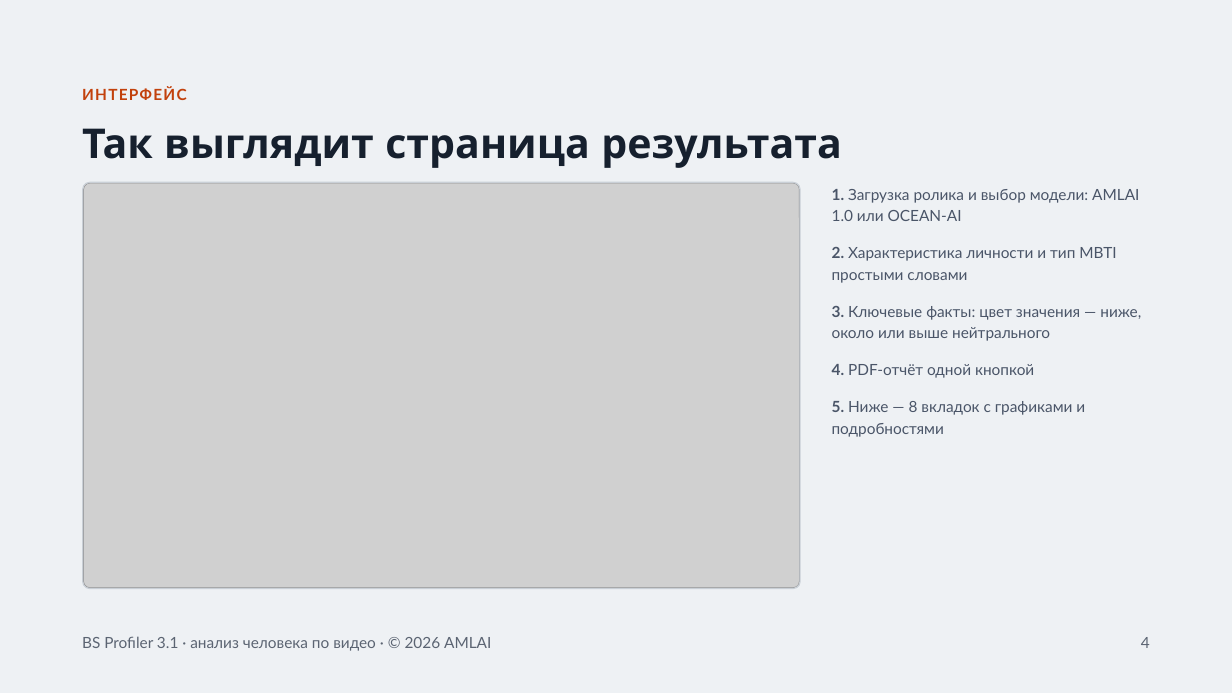
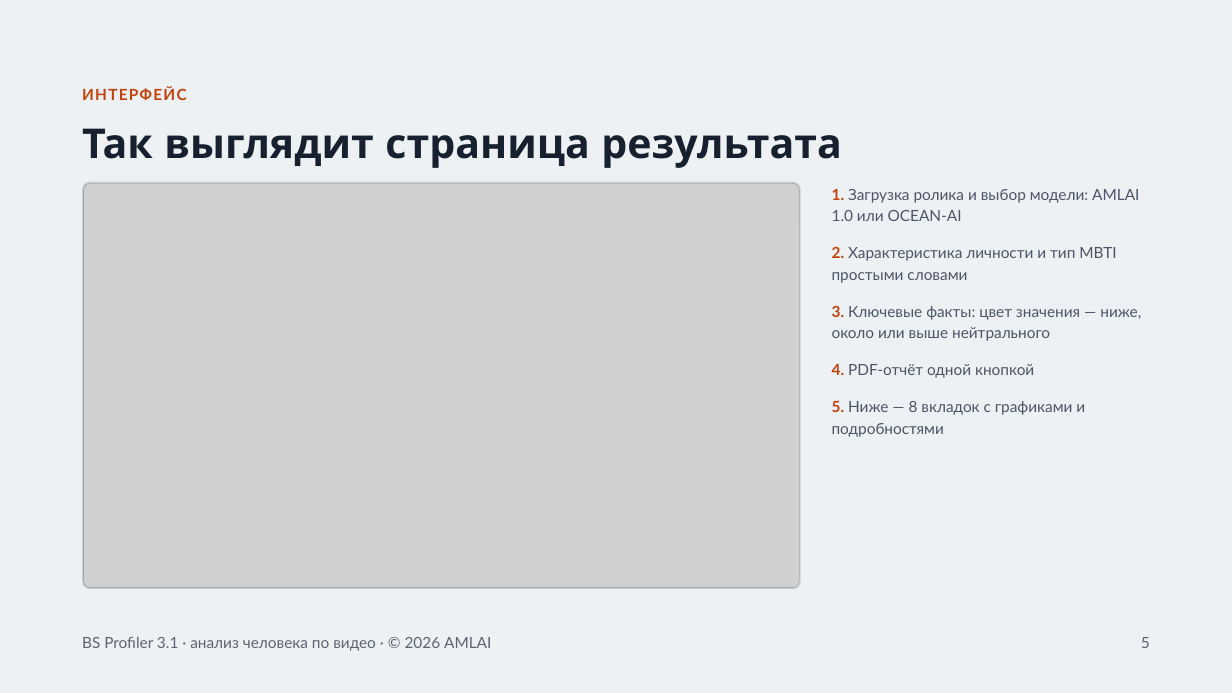
Before and after one commit to AML1969/bigfive-video, a slide deck: slide 5 of bs3-studio/docs/BS_Profiler_3.1_презентация.pptx (slide 4 before the commit). Drawn at 1232x693 pixels with LibreOffice and Linux fonts; fonts in the diff are those of the drawing; grey boxes stand for pictures. Boxes give left, top, right and bottom in pixels: in the first picture for what was removed or moved away, otherwise in the second. Text is boxed around its words. In the diff, an @@ line names an element or a change of style, - is before the commit and + after.

```diff
--- a/bs3-studio/docs/BS_Profiler_3.1_презентация.pptx
+++ b/bs3-studio/docs/BS_Profiler_3.1_презентация.pptx
@@ text "1. Загрузка ролика и выбор ..." at (x1=832, y1=189, x2=1139, y2=221): text colour #4A5568 to #C2410C in "1." @@
@@ text "2. Характеристика личности и тип ..." at (x1=832, y1=246, x2=1116, y2=283): text colour #4A5568 to #C2410C in "2." @@
@@ text "3. Ключевые факты: цвет значения ..." at (x1=832, y1=305, x2=1141, y2=341): text colour #4A5568 to #C2410C in "3." @@
@@ text "4. PDF-отчёт одной кнопкой" at (x1=832, y1=364, x2=1034, y2=378): text colour #4A5568 to #C2410C in "4." @@
@@ text "5. Ниже — 8 вкладок ..." at (x1=832, y1=401, x2=1085, y2=437): text colour #4A5568 to #C2410C in "5." @@
@@ text at (x1=1141, y1=637, x2=1150, y2=648): text changed @@
-4
+5
```
Also in this commit, not shown: 9 other slides changed, 1 slide added.
